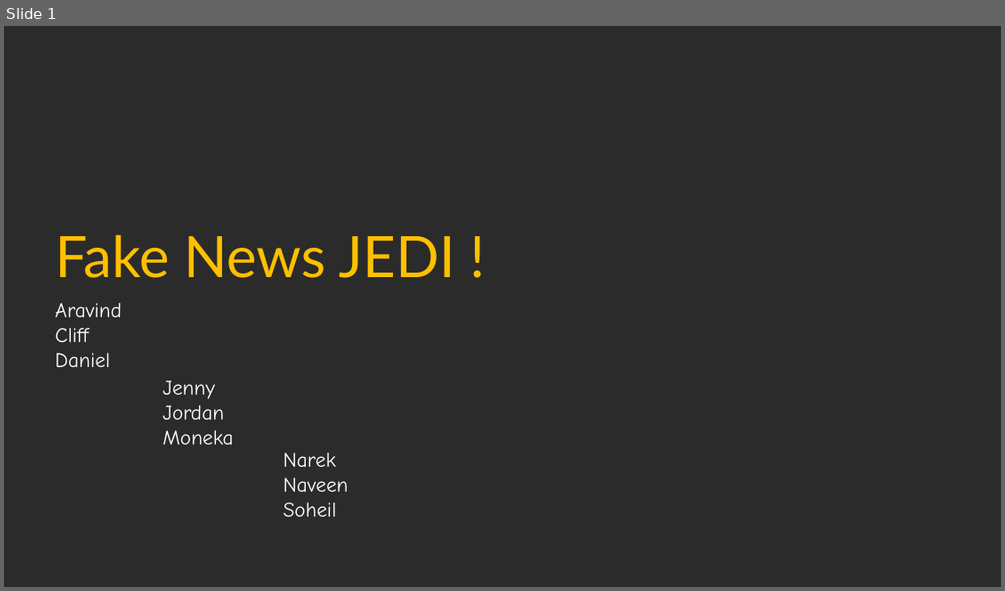
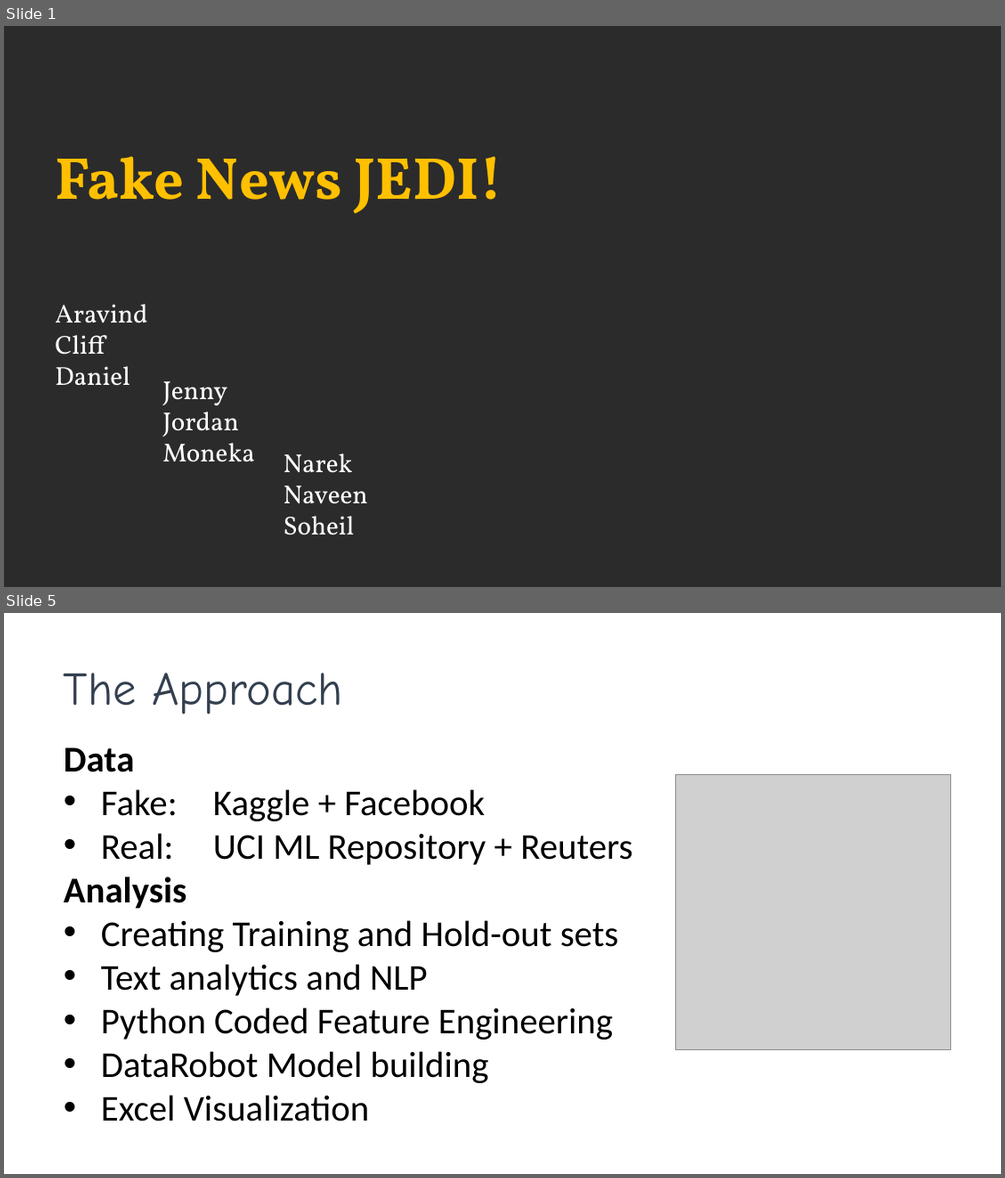
Before and after one commit to bringingjoy/fakenewsjedi, a slide deck: Hackaton Presentation.pptx. Shown one above the other, each under a label of ours: slide 1 before the commit, slides 1 and 5 after it; the slides between them are not shown. The pictures are 1005x591 and 1005x1178 pixels, drawn with LibreOffice and Linux fonts; fonts in the diff are those of the drawing; grey boxes stand for pictures; background and template pictures are left out; a plain dark background stands for a picture behind light text. Boxes give left, top, right and bottom in pixels: in the first picture for what was removed or moved away, otherwise in the second. Text is boxed around its words. In the diff, an @@ line names an element or a change of style, - is before the commit and + after.

```diff
--- a/Hackaton Presentation.pptx
+++ b/Hackaton Presentation.pptx
@@ slide 5 added at [4,613,1001,1174], background #FFFFFF @@
@@ text added at [64,673,343,714], 45 pt, text #333F50 @@
+The Approach
@@ text added at [64,747,632,1121], 35 pt, text #000000 @@
+Data
+• Fake: Kaggle + Facebook
+• Real: UCI ML Repository + Reuters
+Analysis
+• Creating Training and Hold-out sets
+• Text analytics and NLP
+• Python Coded Feature Engineering
+• DataRobot Model building
+• Excel Visualization
@@ picture added at [676,774,951,1050] @@
@@ slide 1 changed as well @@
@@ text at [55,156,503,214]: text changed; size 55 to 57 pt; font Lato to Vollkorn; bold on @@
-Fake News JEDI !
+Fake News JEDI!
@@ size 20 to 25 pt, font Comic Neue to Vollkorn in 3 elements at [55,304,147,386], [162,381,255,462], [283,453,368,535] @@
```
Also in this commit, not shown: 1 other slide changed, 4 other slides added, 4 slides removed.
